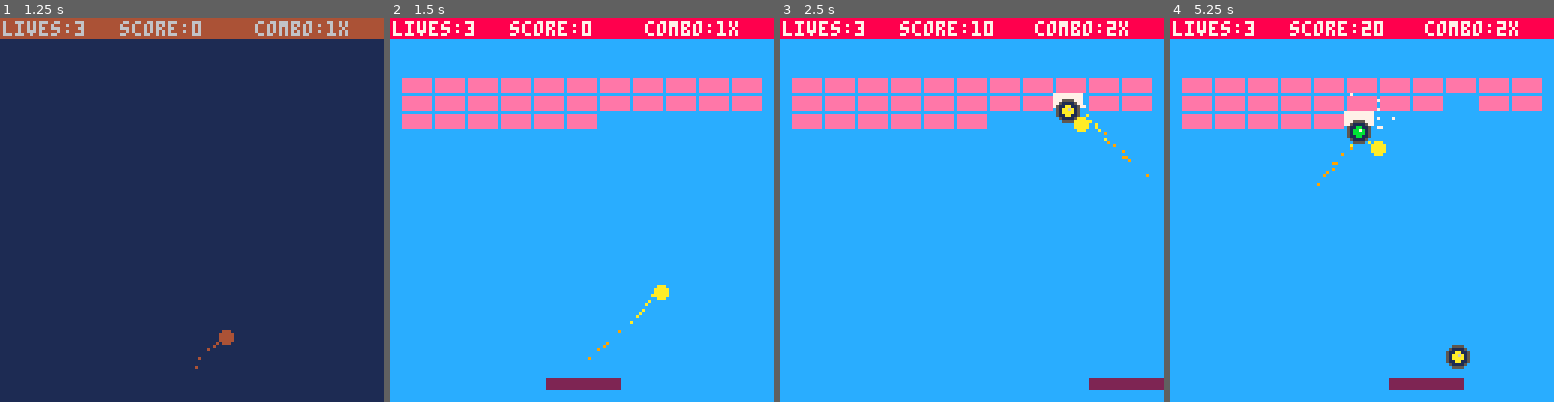
Above: before the commit, frames 1-4 (left to right).
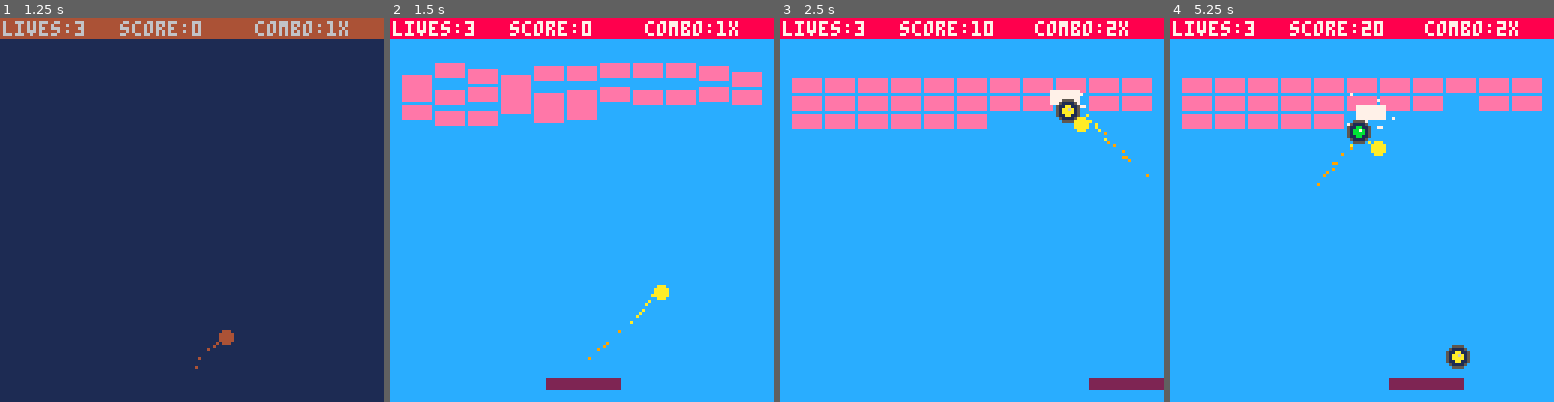
Above: after the commit, the same moments.

Repository: electricbrass/Breakout-Pico-8
Game: PICO-8 cartridge breakout.p8
Two runs of this game, one before a commit and one after it. Both use one fixed random seed, a clock stepped at 60 frames per second and the inputs below.
Inputs:
- Up to frame 1 (1.25 s): tap X (X key) at 0.33, 1.07 s
- Up to frame 2 (1.5 s): no input
- Up to frame 3 (2.5 s): hold Right 1.6-2.1 s; tap X (X key) at 1.85 s; hold Right from 2.47 s (still down)
- Up to frame 4 (5.25 s): tap X (X key) at 2.97, 4.08, 5.2 s; release Right at 3.03 s; hold Left 3.08-3.58 s; hold Right 4.02-4.68 s; hold Left from 5.08 s (still down)

Frame 1 is identical in both runs. In frame 2, 7.0% of the frame differs, in the area x 3-97%, y 11-29%; in frame 3, 0.1%; in frame 4, 0.3%.

Commit message:
brick animation additions

Diff:
--- a/bricks.lua
+++ b/bricks.lua
@@ -57,7 +57,9 @@
 		t = bt,
 		flashtime = 0,
 		offx = 0,
-		offy = 0
+		offy = -(128 + rnd(128)),
+		dx = 0,
+		dy = rnd(32)
 	}
 	add(bricks, _b)
 end
@@ -102,7 +104,7 @@
 end
 
 function hitbrick(brick, docombo, balldx, balldy)
-	local flashtime = 8
+	local flashtime = 10
 	if brick.t=="b" then
 		sfx(3+combo)
 		brick.flashtime = flashtime
@@ -181,10 +183,33 @@
 
 function update_bricks()
 	for brick in all(bricks) do
+		-- check if offset or moving
+		if brick.dx != 0 or brick.dy != 0 or brick.offx != 0 or brick.offy != 0 then
+			-- update offset
+			brick.offx += brick.dx
+			brick.offy += brick.dy
+			-- slow speed
+			brick.dx -= brick.offx/10
+			brick.dy -= brick.offy/10
+			-- help prevent overshooting
+			if abs(brick.dx) > brick.offx then
+				brick.dx /= 1.4
+			end
+			if abs(brick.dy) > brick.offy then
+				brick.dy /= 1.4
+			end
+			-- snap to correct position
+			if abs(brick.offy) < 0.2 and abs(brick.dy) < 0.25 then
+				brick.dy = 0
+				brick.offy = 0
+			end
+			if abs(brick.offx) < 0.2 and abs(brick.dx) < 0.25 then
+				brick.dx = 0
+				brick.offx = 0
+			end
+		end
 		if brick.flashtime > 0 then
 			brick.flashtime = max(brick.flashtime - 1, 0)
-			brick.offx -= sgn(brick.offx)
-			brick.offy -= sgn(brick.offy)
-		end
-	end
-end
+		end
+	end
+end
--- a/fx.lua
+++ b/fx.lua
@@ -93,8 +93,8 @@
 end
 
 function brickshatter(brick, balldx, balldy)
-    brick.offx = balldx * 4
-    brick.offy = balldy * 4
+    brick.dx = balldx * 1
+    brick.dy = balldy * 1
     for i = 0, brick_w do
         for j = 0, brick_h do
             if rnd() > 0.5 then
